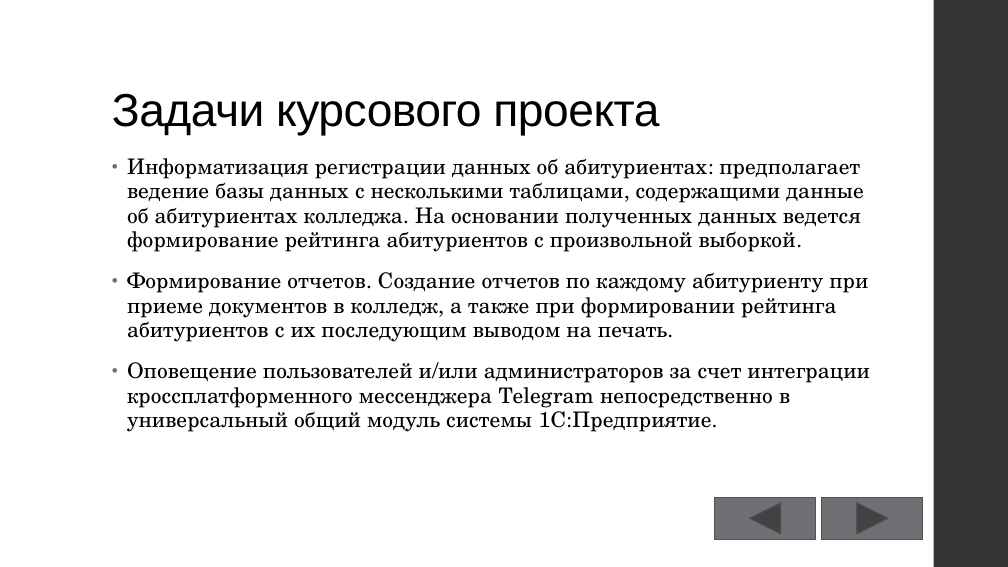
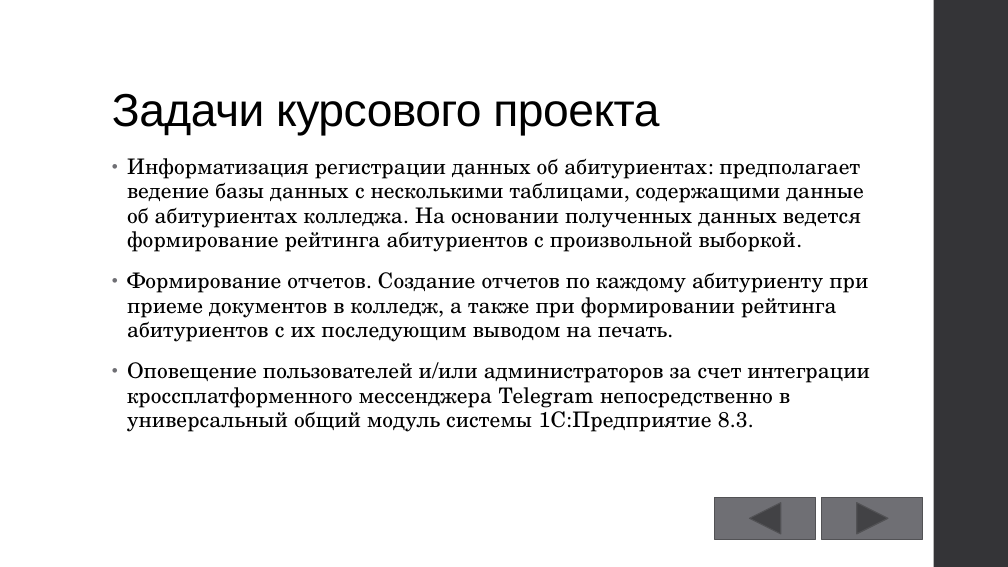
Before and after one commit to GeorgiyDemo/KIP, a slide deck: slide 4 of Course III/БД/1C/Курсовой/Презентация.pptx. Drawn at 1008x567 pixels with LibreOffice and Linux fonts; fonts in the diff are those of the drawing. Boxes give left, top, right and bottom in pixels: in the first picture for what was removed or moved away, otherwise in the second. Text is boxed around its words. In the diff, an @@ line names an element or a change of style, - is before the commit and + after.

```diff
--- a/Course III/БД/1C/Курсовой/Презентация.pptx
+++ b/Course III/БД/1C/Курсовой/Презентация.pptx
@@ text at [127,362,870,432]: text changed @@
-• Оповещение пользователей и/или администраторов за счет интеграции кроссплатформенного мессенджера Telegram непосредственно в универсальный общий модуль системы 1C:Предприятие.
+• Оповещение пользователей и/или администраторов за счет интеграции кроссплатформенного мессенджера Telegram непосредственно в универсальный общий модуль системы 1C:Предприятие 8.3.
```
Also in this commit, not shown: 4 other slides changed, 6 other files.
